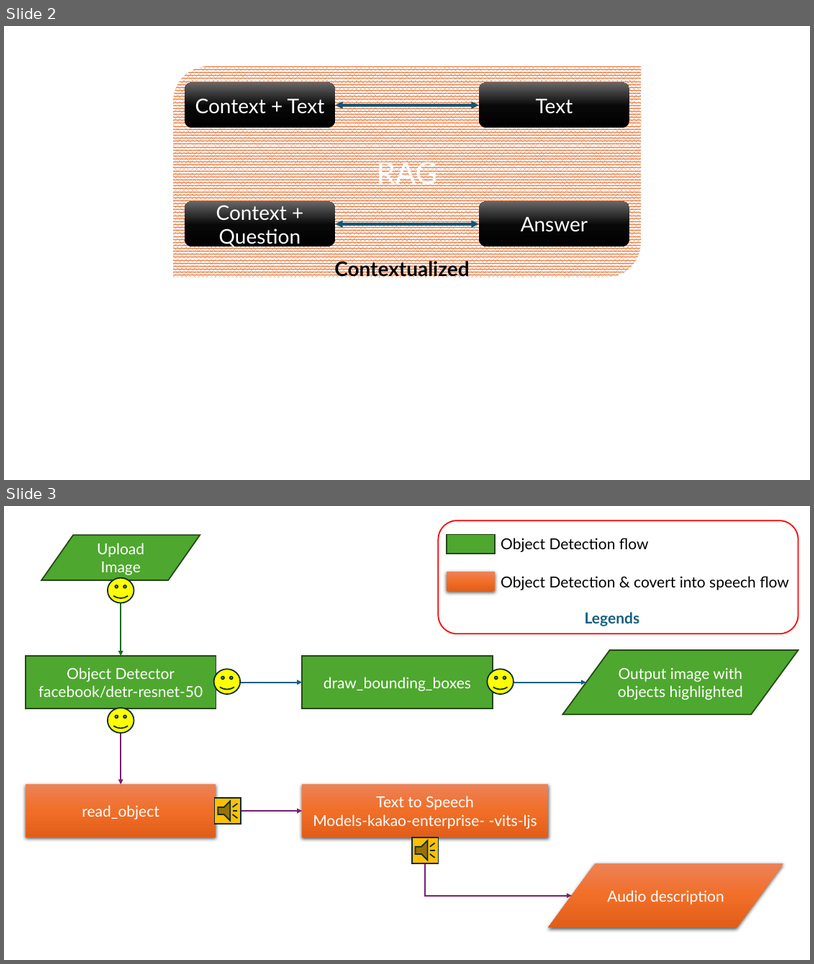
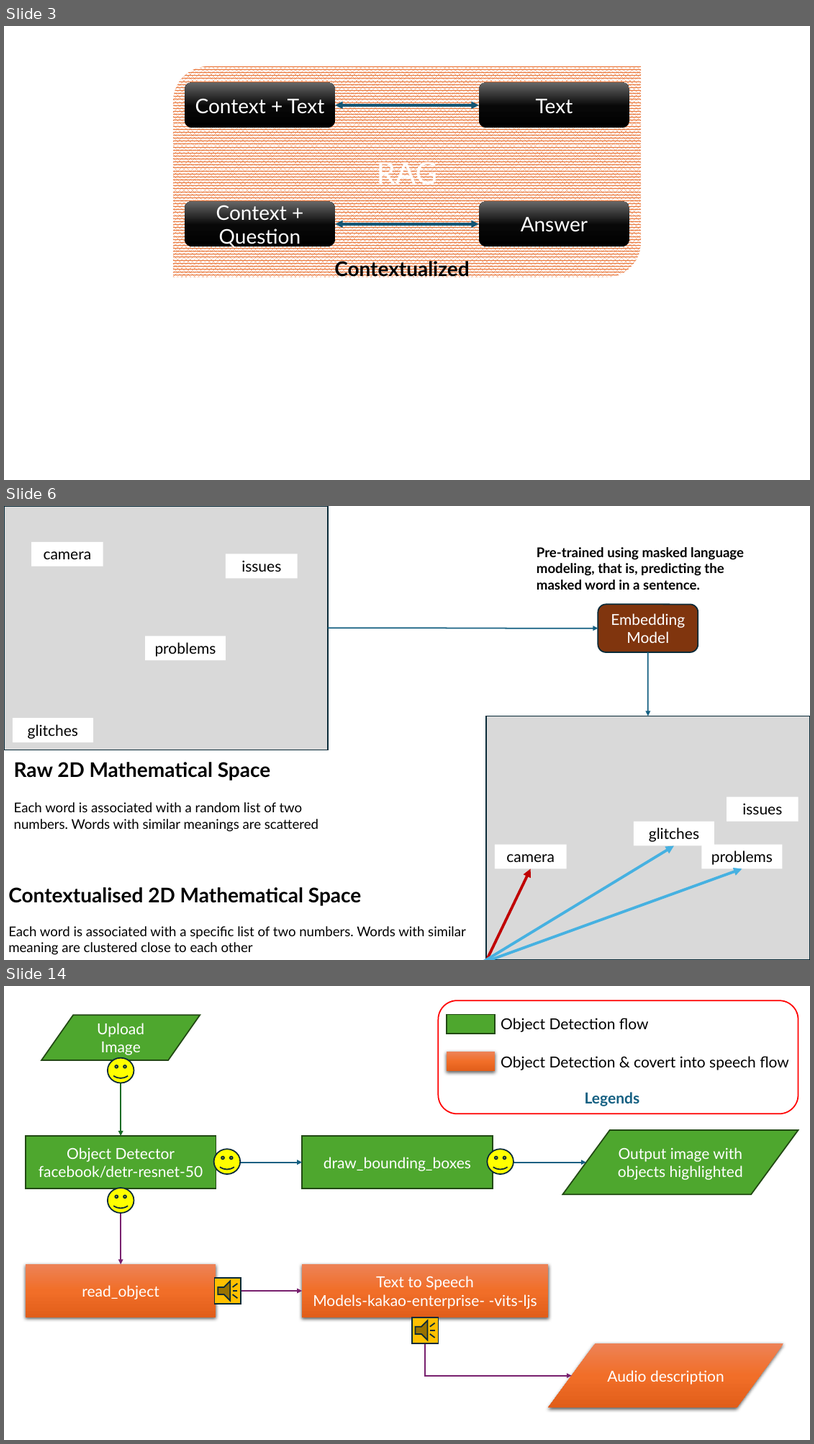
Before and after one commit to mayankchugh-learning/PythonRefresh, a slide deck: Python for Generative AI/Week 15/Python-LLMOps-using-Python-LVC/Docuement-QnA.pptx. Shown one above the other, each under a label of ours: slides 2 and 3 before the commit, slides 3, 6 and 14 after it; the slides between them are not shown. The pictures are 814x964 and 814x1444 pixels, drawn with LibreOffice and Linux fonts; fonts in the diff are those of the drawing. Boxes give left, top, right and bottom in pixels: in the first picture for what was removed or moved away, otherwise in the second. Text is boxed around its words. In the diff, an @@ line names an element or a change of style, - is before the commit and + after.

```diff
--- a/Python for Generative AI/Week 15/Python-LLMOps-using-Python-LVC/Docuement-QnA.pptx
+++ b/Python for Generative AI/Week 15/Python-LLMOps-using-Python-LVC/Docuement-QnA.pptx
@@ slide 6 added at <box>4,506,810,960</box>, background #FFFFFF @@
@@ rectangle added at <box>4,506,328,750</box>, fill #D9D9D9, outline #092A39 1.5 pt @@
@@ rectangle added at <box>31,542,103,566</box>, fill #FFFFFF, 18 pt, text #000000 @@
+camera
@@ text added at <box>537,547,744,590</box>, 16 pt, text #000000, bold @@
+Pre-trained using masked language modeling, that is, predicting the masked word in a sentence.
@@ rectangle added at <box>226,554,298,578</box>, fill #FFFFFF, 18 pt, text #000000 @@
+issues
@@ rounded rectangle added at <box>599,604,699,651</box>, fill #80350E, outline #092A39 1.5 pt, 18 pt, text #FFFFFF @@
+Embedding Model
@@ curved arrow added from (328, 628) to (599, 628), #156082 1.5 pt @@
@@ rectangle added at <box>145,636,226,660</box>, fill #FFFFFF, 18 pt, text #000000 @@
+problems
@@ curved arrow added from (648, 652) to (648, 716), #156082 1.5 pt @@
@@ rectangle added at <box>13,718,93,742</box>, fill #FFFFFF, 18 pt, text #000000 @@
+glitches
@@ rectangle added at <box>486,716,810,960</box>, fill #D9D9D9, outline #092A39 1.5 pt @@
@@ text added at <box>14,762,319,831</box>, 16 pt, text #000000 @@
+Raw 2D Mathematical Space
+Each word is associated with a random list of two numbers. Words with similar meanings are scattered
@@ rectangle added at <box>727,797,799,821</box>, fill #FFFFFF, 18 pt, text #000000 @@
+issues
@@ rectangle added at <box>634,821,715,845</box>, fill #FFFFFF, 18 pt, text #000000 @@
+glitches
@@ arrow added from (484, 960) to (674, 845), #46B1E1 3.25 pt @@
@@ rectangle added at <box>495,844,567,868</box>, fill #FFFFFF, 18 pt, text #000000 @@
+camera
@@ rectangle added at <box>702,844,782,868</box>, fill #FFFFFF, 18 pt, text #000000 @@
+problems
@@ arrow added from (486, 960) to (531, 868), #C00000 3.25 pt @@
@@ arrow added from (486, 960) to (743, 868), #46B1E1 3.25 pt @@
@@ text added at <box>8,887,466,955</box>, 16 pt, text #000000 @@
+Contextualised 2D Mathematical Space
+Each word is associated with a specific list of two numbers. Words with similar meaning are clustered close to each other
@@ what was slide 2 is now slide 3 @@
@@ what was slide 3 is now slide 14 @@
```
Also in this commit, not shown: 12 other slides added, 16 other files.
